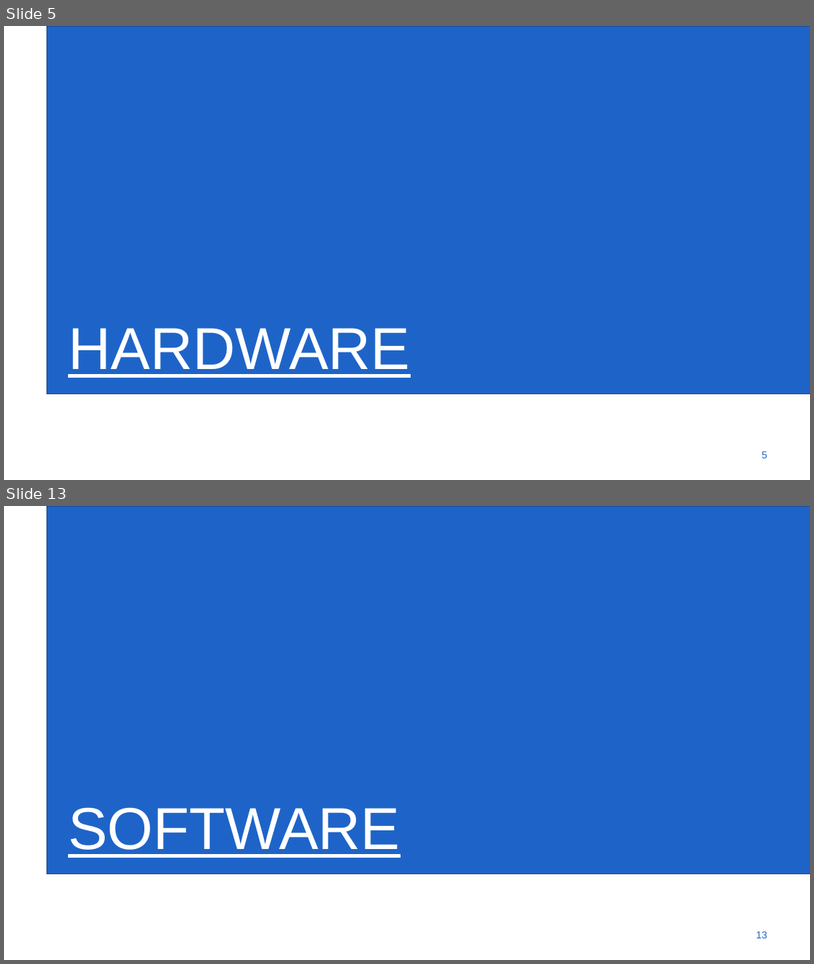
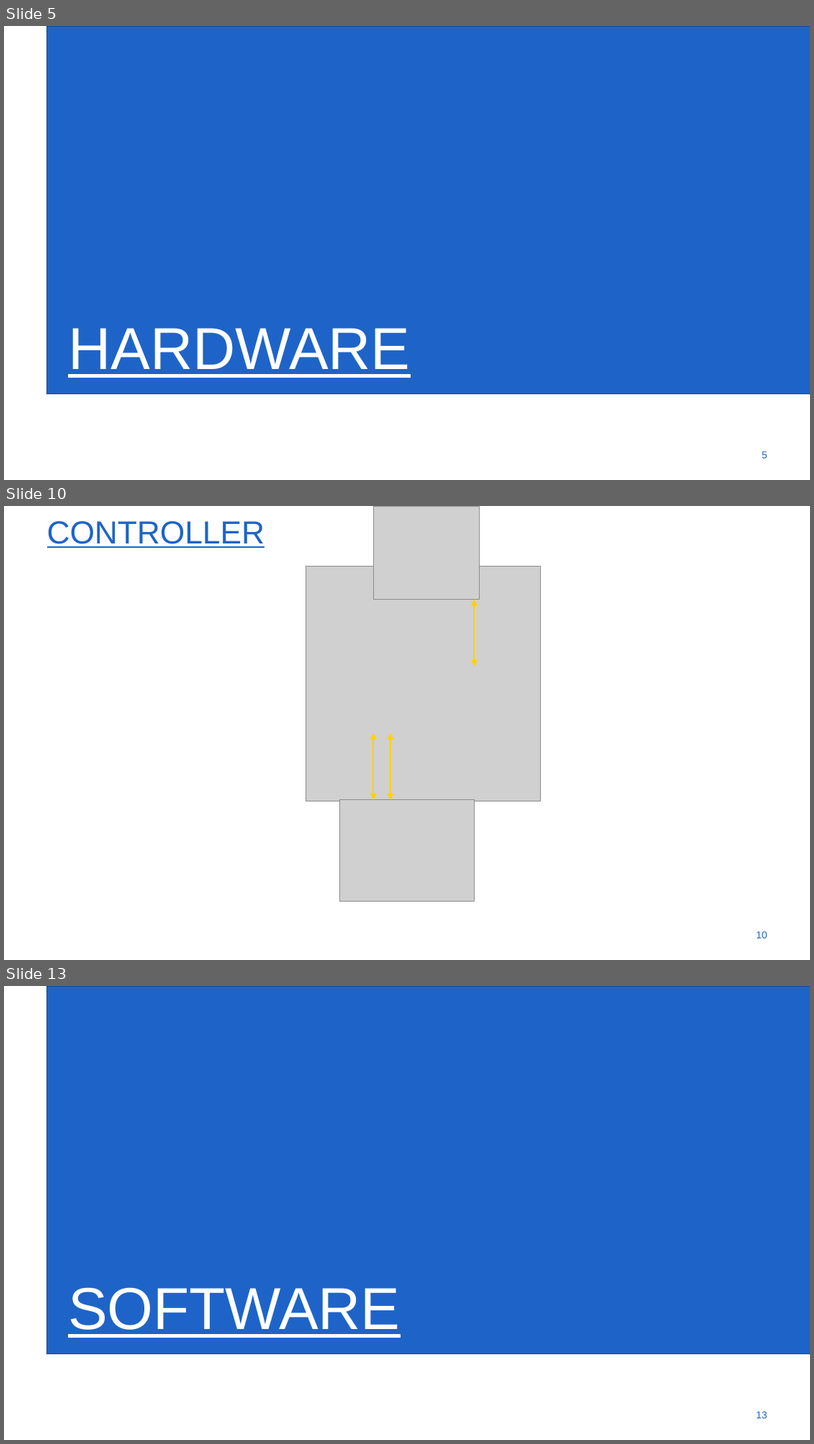
Before and after one commit to gartangh/Cross-Curricular-Project, a slide deck: VOP_Voorraadbeheer_Presentatie_1.pptx. Shown one above the other, each under a label of ours: slides 5 and 13 before the commit, slides 5, 10 and 13 after it; the slides between them are not shown. The pictures are 814x964 and 814x1444 pixels, drawn with LibreOffice and Linux fonts; fonts in the diff are those of the drawing; grey boxes stand for pictures; background and template pictures are left out. Boxes give left, top, right and bottom in pixels: in the first picture for what was removed or moved away, otherwise in the second. Text is boxed around its words. In the diff, an @@ line names an element or a change of style, - is before the commit and + after.

```diff
--- a/VOP_Voorraadbeheer_Presentatie_1.pptx
+++ b/VOP_Voorraadbeheer_Presentatie_1.pptx
@@ slide 10 added at box(4, 506, 810, 960), background #FFFFFF @@
@@ title added at box(47, 521, 265, 548), 54 pt, text #1E64C8, underline @@
+CONTROLLER
@@ picture added at box(373, 506, 480, 599) @@
@@ picture added at box(306, 566, 540, 800) @@
@@ double arrow added from (474, 599) to (474, 666), #FFD200 2.25 pt @@
@@ double arrow added from (373, 733) to (373, 800), #FFD200 2.25 pt @@
@@ double arrow added from (391, 733) to (391, 800), #FFD200 2.25 pt @@
@@ picture added at box(340, 800, 474, 901) @@
@@ page number added at box(756, 931, 768, 938), 17.1 pt, text #1E64C8 @@
+10
```
Also in this commit, not shown: 9 slides changed, 4 other slides added, 4 slides removed.
